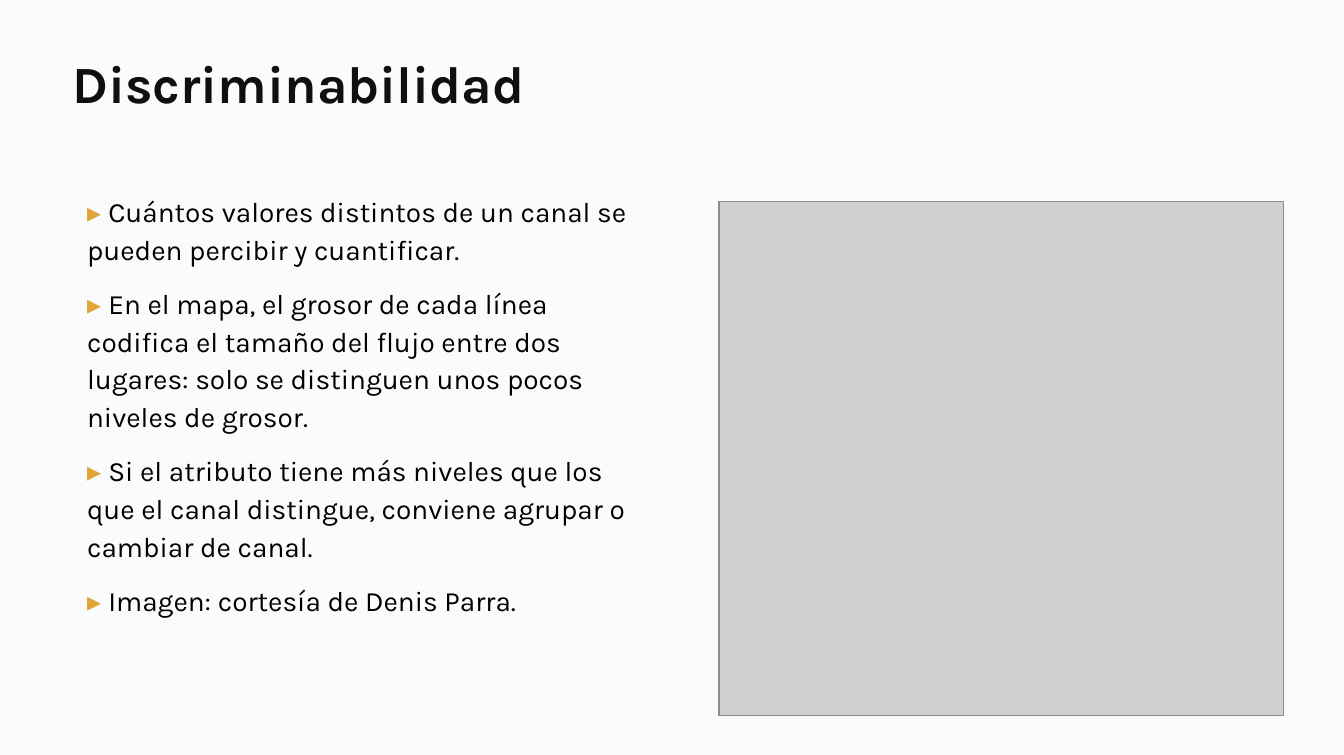
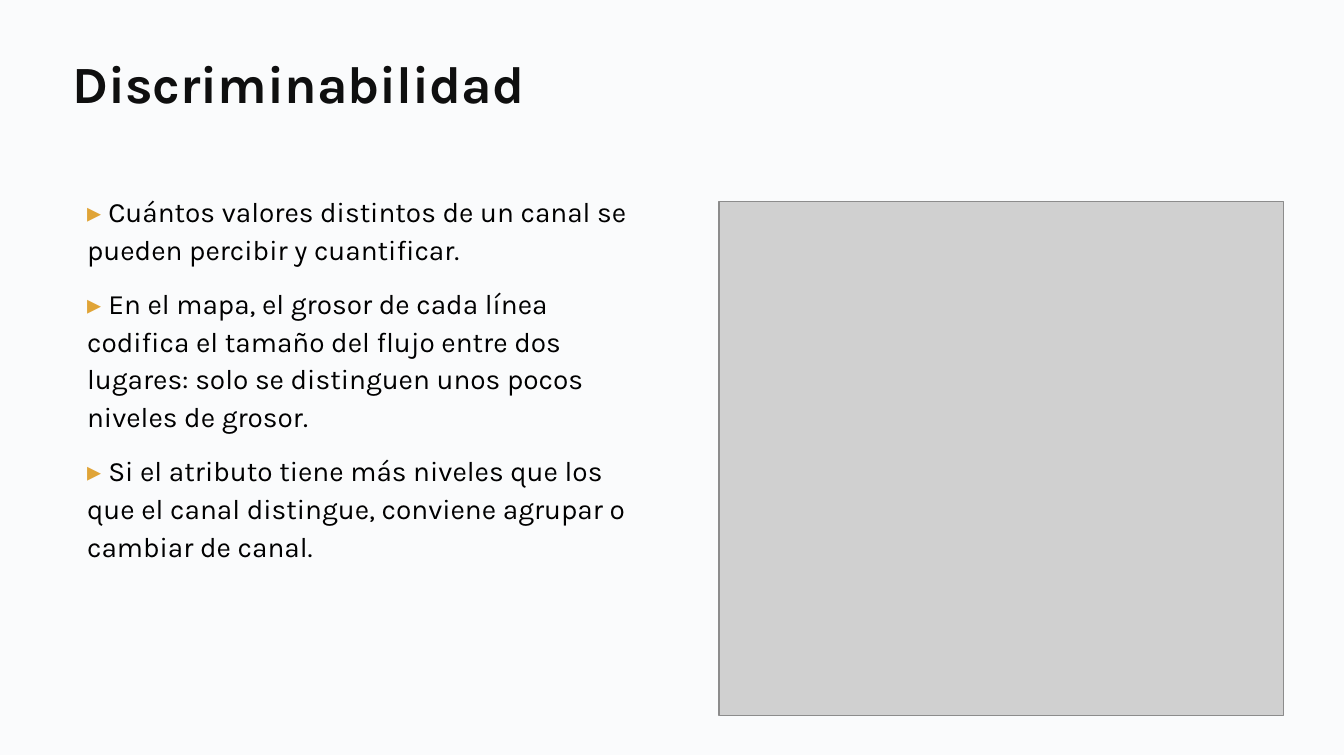
Before and after one commit to daniopitz/cienciadatos, a slide deck: slide 11 of presentaciones/clase03_visualizacion_eda.pptx. Drawn at 1344x755 pixels with LibreOffice and Linux fonts; fonts in the diff are those of the drawing; grey boxes stand for pictures. Boxes give left, top, right and bottom in pixels: in the first picture for what was removed or moved away, otherwise in the second. Text is boxed around its words. In the diff, an @@ line names an element or a change of style, - is before the commit and + after.

```diff
--- a/presentaciones/clase03_visualizacion_eda.pptx
+++ b/presentaciones/clase03_visualizacion_eda.pptx
@@ text at (108,589,515,618): paragraph removed @@
-▸ Imagen: cortesía de Denis Parra.
```
Also in this commit, not shown: 1 other slide changed, 1 other file.
